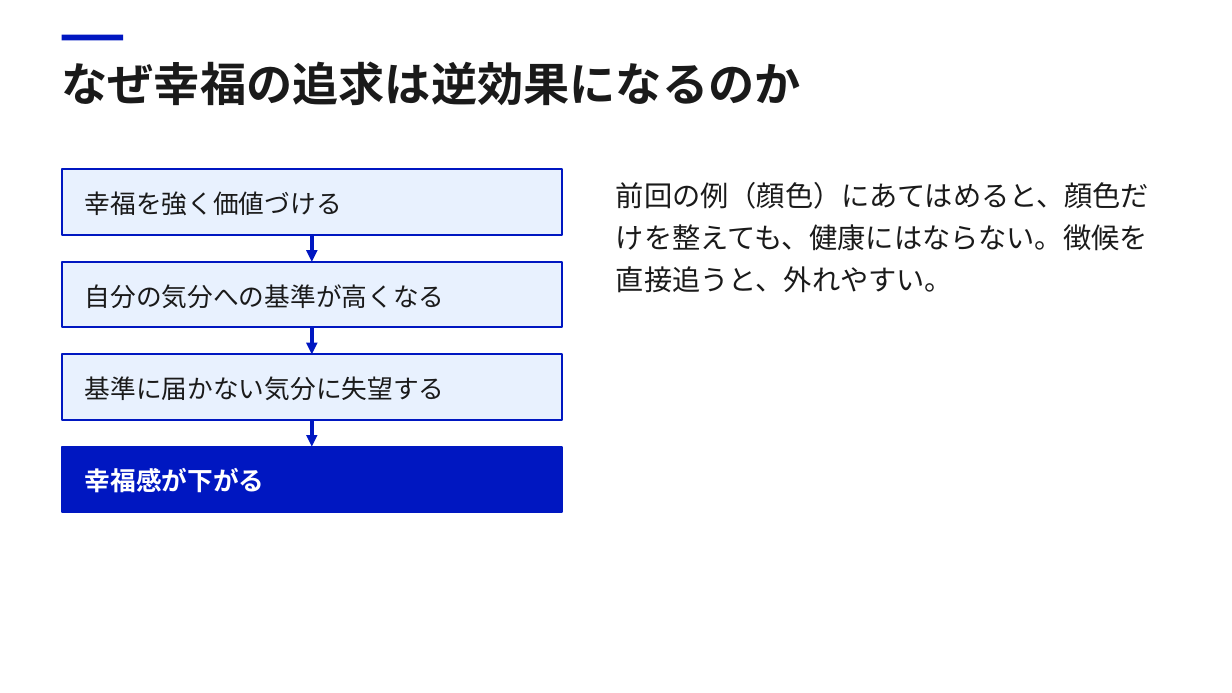
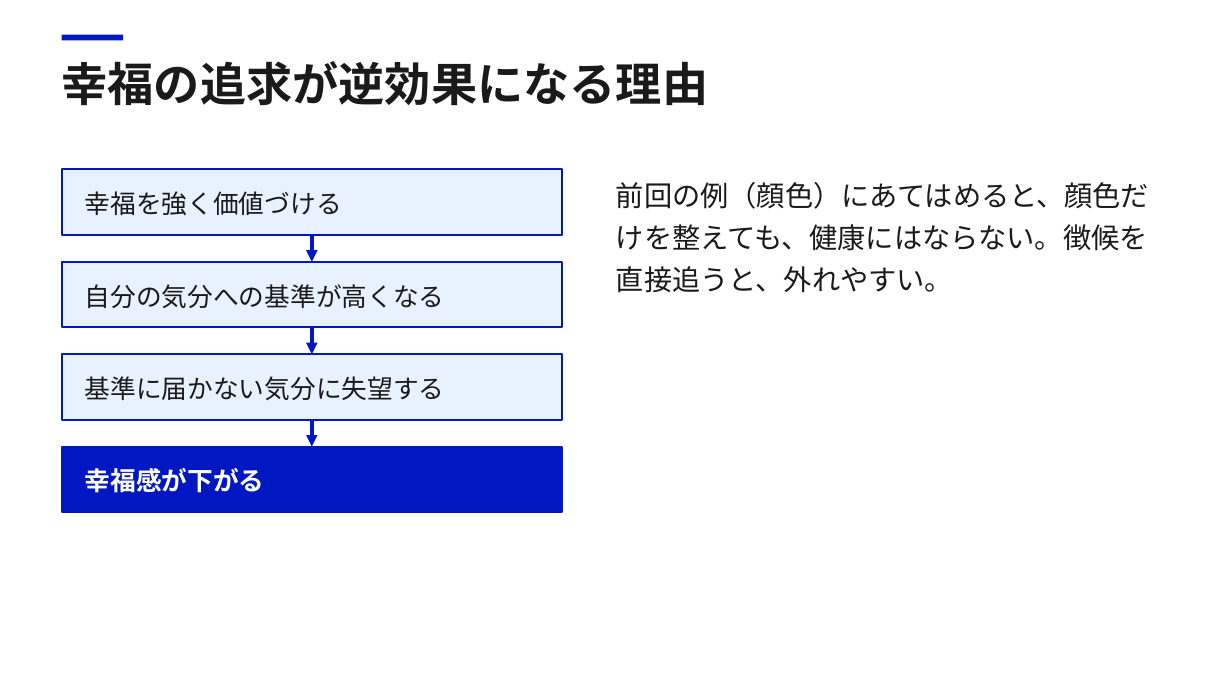
Before and after one commit to Daisetsu1980/markitdown, a slide deck: slide 25 of work/幸福_第2回/幸福_第2回.pptx. Drawn at 1232x693 pixels with LibreOffice and Linux fonts; fonts in the diff are those of the drawing. Boxes give left, top, right and bottom in pixels: in the first picture for what was removed or moved away, otherwise in the second. Text is boxed around its words. In the diff, an @@ line names an element or a change of style, - is before the commit and + after.

```diff
--- a/work/幸福_第2回/幸福_第2回.pptx
+++ b/work/幸福_第2回/幸福_第2回.pptx
@@ text at [62,61,709,105]: text changed @@
-なぜ幸福の追求は逆効果になるのか
+幸福の追求が逆効果になる理由
```
Also in this commit, not shown: 9 other slides changed, 16 other files.
